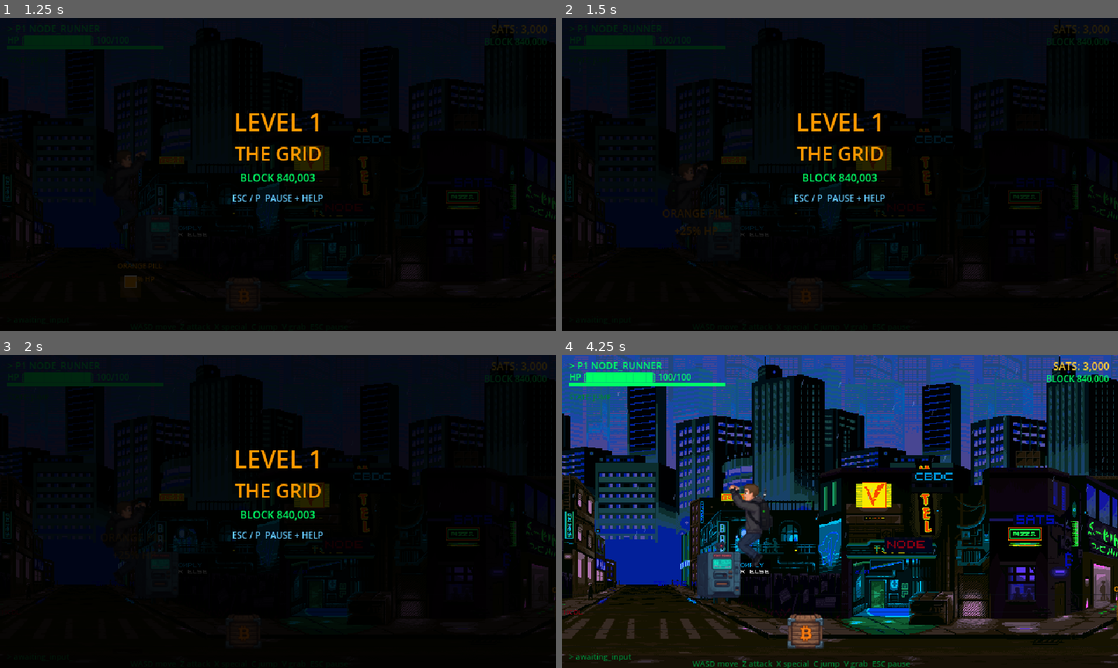
Above: before the commit, frames 1-4 (two rows, left to right).
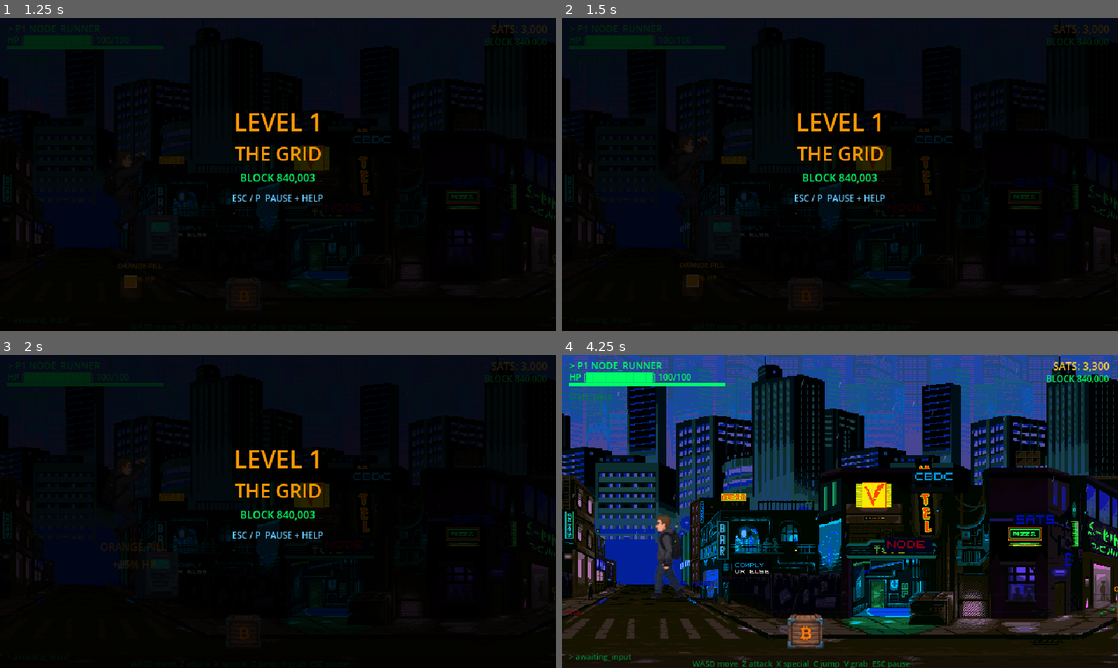
Above: after the commit, the same moments.

Repository: satsdisco/the-last-node-godot
Game: Godot game, scene res://scenes/ui/title_screen.tscn
Same seed, same stepped clock (60 frames per second), same inputs: the game is played once before the commit and once after it.
Inputs (mouse positions are in pixels of both pictures, inside the frame that each line leads up to):
- Up to frame 1 (1.25 s): tap Enter at 0.5 s; move the mouse to (400, 158) at 0.52 s; hold D (move_right) from 0.53 s (still down); tap Z (attack) at 0.6 s; click (400, 158) at 0.67 s; tap C (jump) at 0.77, 0.8, 1.07 s
- Up to frame 2 (1.5 s): move the mouse to (728, 190) at 1.27 s; release D (move_right) at 1.28 s; hold S (move_down) from 1.28 s (still down); tap C (jump) at 1.35 s
- Up to frame 3 (2 s): keep holding S (move_down); tap C (jump) at 1.52, 1.82 s; tap Z (attack) at 1.55 s
- Up to frame 4 (4.25 s): move the mouse to (895, 442) at 2.02 s; release S (move_down) at 2.03 s; hold D (move_right) 2.03-2.78 s; tap Z (attack) at 2.1, 3.05 s; tap C (jump) at 2.3, 3.02, 3.32, 3.77, 3.8, 4.07 s; move the mouse to (812, 574) at 2.77 s; hold W (move_up) 2.78-3.53 s; tap V (grab) at 2.85 s; click (812, 574) at 2.92 s; move the mouse to (1006, 558) at 3.52 s; hold A (move_left) from 3.53 s (still down); tap X (special) at 3.6 s

Frame 1 is identical in both runs. In frame 2, 0.4% of the frame differs, in the area x 18-30%, y 38-86%; in frame 3, 0.2%; in frame 4, 3.0%, in the area x 5-97%, y 2-79%.

Commit message:
Fix jump — lock Y depth, cap visual height
Jump was broken: player could move up (Y depth) while airborne AND
the jump_z visual offset stacked on top, floating them above buildings.

Fix: during jump state, only allow X movement (left/right), no depth
changes. Cap jump_z visual height at 80px. This matches how 2.5D
beat-em-ups like Streets of Rage handle jumping — visual lift only,
ground position stays on the same depth lane.

Co-Authored-By: Claude Opus 4.6 (1M context) <noreply@anthropic.com>

Diff:
--- a/scripts/player.gd
+++ b/scripts/player.gd
@@ -289,15 +289,23 @@
 			_change_state(State.IDLE)
 
 func _state_jump(delta: float, now: float):
-	# Allow movement during jump
-	var input_dir = _get_input_dir()
+	# X movement only during jump — no depth (Y) change
+	# This is a 2.5D beat-em-up: jump is visual, depth is locked
 	var move_speed = speed * speed_buff_mult
-	velocity = input_dir * move_speed
+	var x_input = 0.0
+	if Input.is_action_pressed("move_left"):
+		x_input = -1.0
+		facing = -1
+	elif Input.is_action_pressed("move_right"):
+		x_input = 1.0
+		facing = 1
+	velocity = Vector2(x_input * move_speed, 0)
 
 	jump_z += jump_vz * delta
 	jump_vz -= 720.0 * delta
-
-	# Attack during jump
+	jump_z = minf(jump_z, 80.0)  # Cap visual height
+
+	# Attack during jump (dive attack)
 	if Input.is_action_just_pressed("attack"):
 		try_attack()
 
